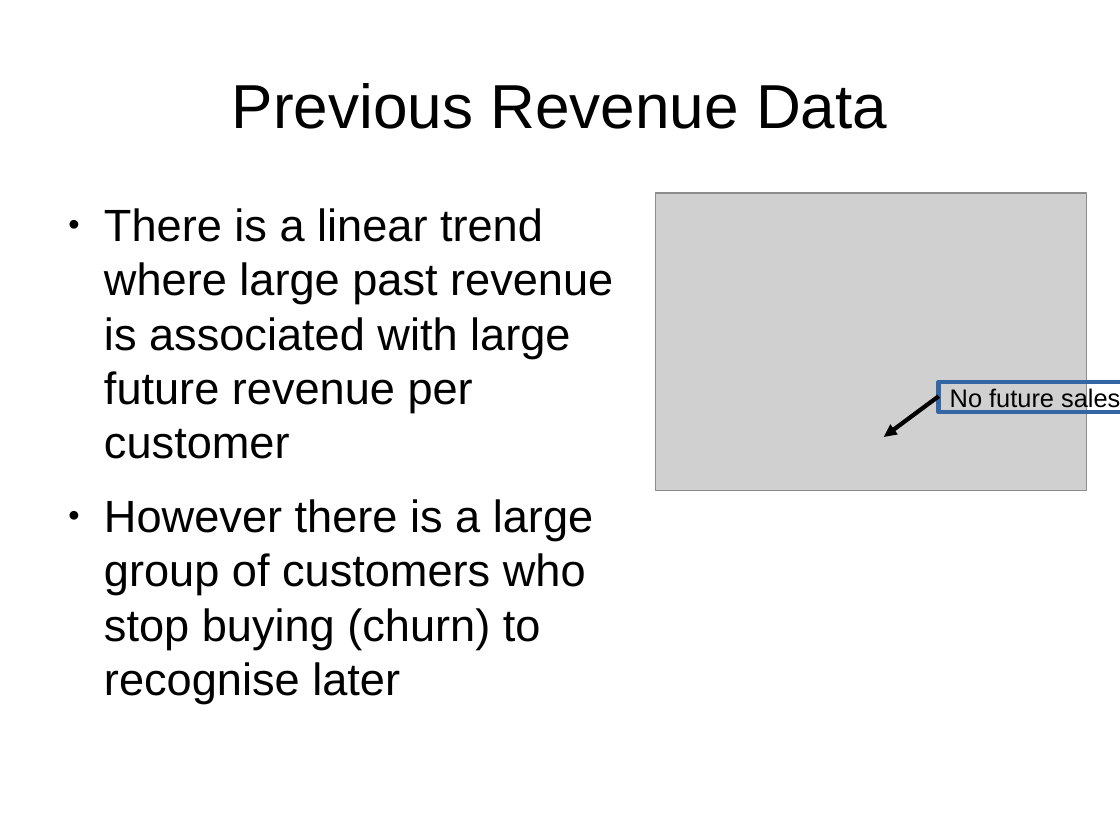
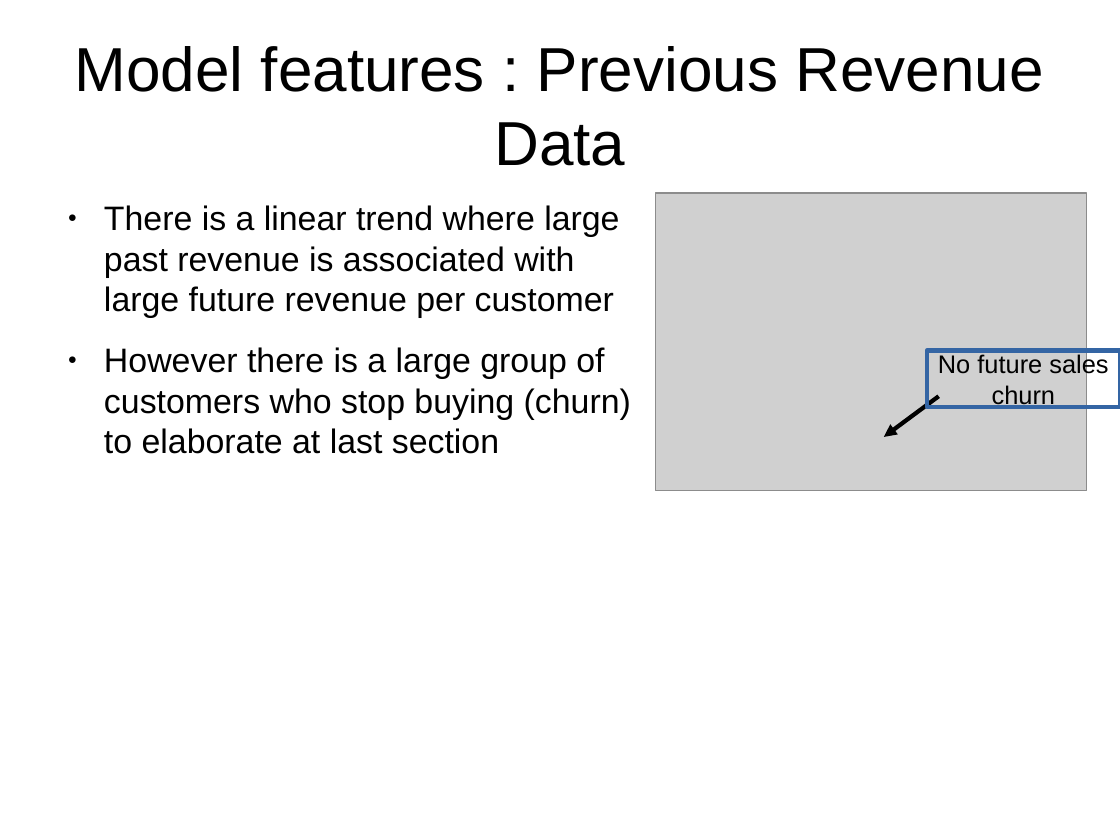
Before and after one commit to leexa90/E-commece-Data-Science, a slide deck: slide 12 of Present.odp (slide 10 before the commit). Drawn at 1120x840 pixels with LibreOffice and Linux fonts; fonts in the diff are those of the drawing; grey boxes stand for pictures. Boxes give left, top, right and bottom in pixels: in the first picture for what was removed or moved away, otherwise in the second. Text is boxed around its words. In the diff, an @@ line names an element or a change of style, - is before the commit and + after.

```diff
--- a/Present.odp
+++ b/Present.odp
@@ title at (75, 46, 1043, 166): text changed @@
-Previous Revenue Data
+Model features : Previous Revenue Data
@@ text at (104, 205, 619, 318): size 32 to 24 pt in "There is a linear trend where large ..." @@
@@ text at (104, 347, 631, 454): text changed; size 32 to 24 pt @@
-● However there is a large group of customers who stop buying (churn) to recognise later
+● However there is a large group of customers who stop buying (churn) to elaborate at last section
@@ rectangle "No future sales churn": place and size @@
-rectangle "No future sales churn" at (939, 382, 1120, 413)
+rectangle "No future sales churn" at (927, 351, 1120, 408)
@@ text in rectangle at (938, 353, 1108, 409): text changed @@
-No future sales
+No future sales
+churn
```
Also in this commit, not shown: 9 other slides changed, 8 slides added, 1 slide removed, 4 other files.
